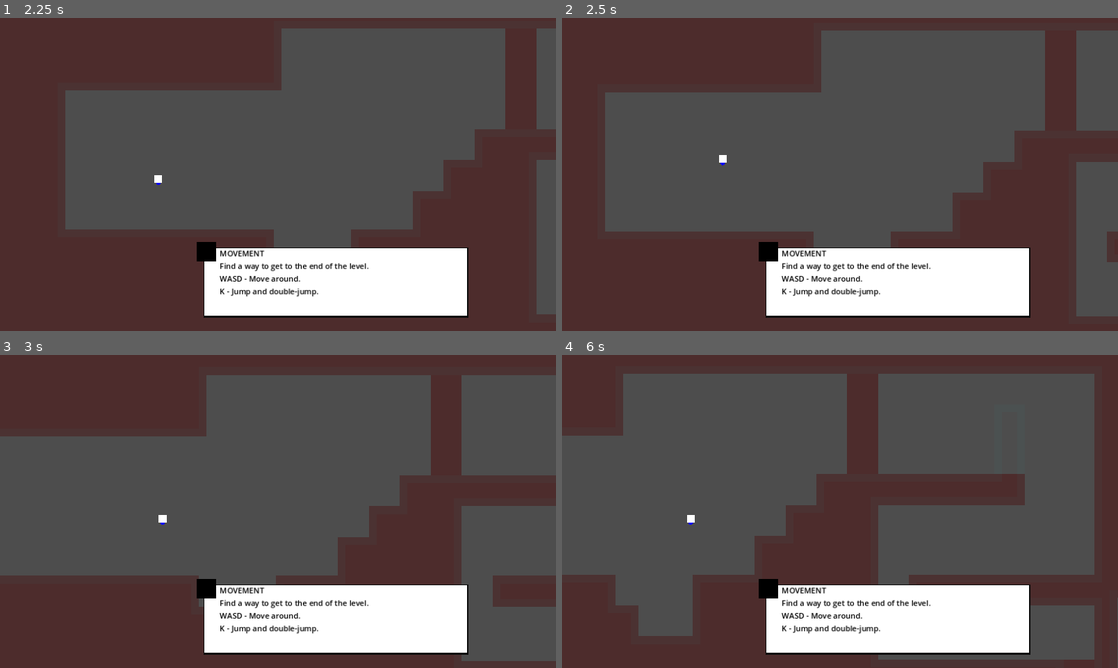
Above: before the commit, frames 1-4 (two rows, left to right).
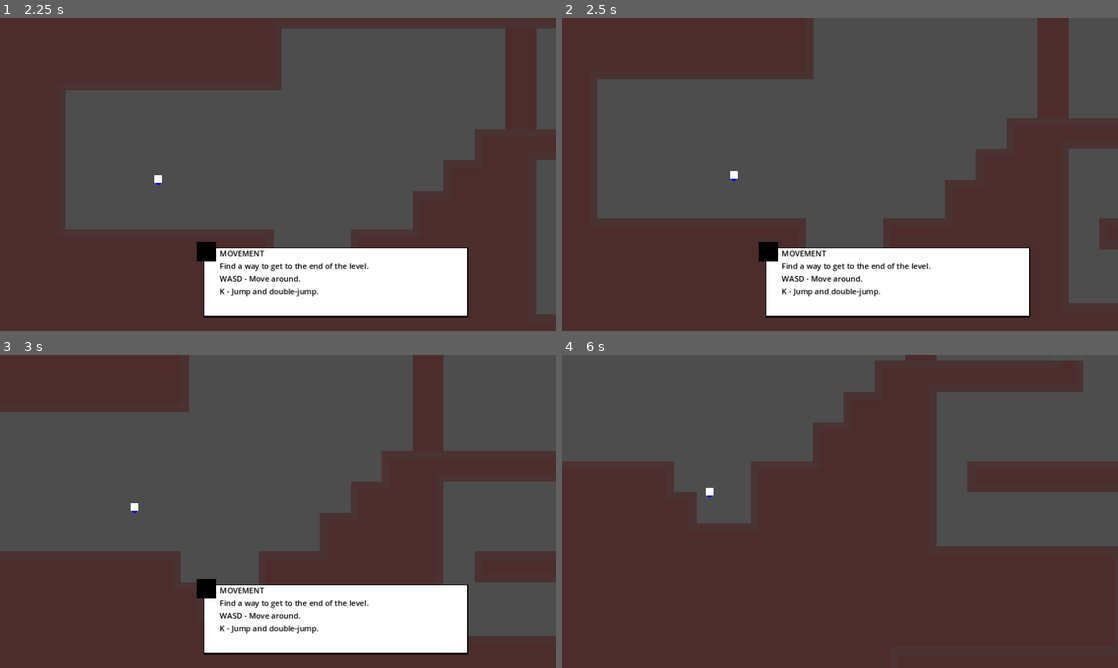
Above: after the commit, the same moments.

Repository: gogwilt/secrets-game-jam
Game: Godot game, scene res://main.tscn
Two runs of this game, one before a commit and one after it. Both use one fixed random seed, a clock stepped at 60 frames per second and the inputs below.
Inputs:
- Up to frame 1 (2.25 s): click "The Duchess (Level 1)" at 0.5 s; hold Space (jump) 1.28-2.03 s; hold D (move_right) from 1.28 s (still down); tap Z (swap_layers) at 2.1 s
- Up to frame 2 (2.5 s): keep holding D (move_right); tap Space (jump) at 2.27, 2.3 s
- Up to frame 3 (3 s): tap Space (jump) at 2.57 s; release D (move_right) at 2.78 s; hold A (move_left) from 2.78 s (still down); hold Space (jump) from 2.78 s (still down)
- Up to frame 4 (6 s): release A (move_left) at 3.53 s; release Space (jump) at 3.53 s; hold D (move_right) 3.53-5.03 s; tap Z (swap_layers) at 3.6, 5.1 s; tap Space (jump) at 3.77, 3.8, 4.07, 5.27, 5.3, 5.57 s; hold Space (jump) 4.28-5.03 s; hold A (move_left) 5.03-5.78 s; hold D (move_right) from 5.78 s (still down); hold Space (jump) from 5.78 s (still down)

Frame 1 is identical in both runs. In frame 2, 11% of the frame differs, in the area x 6-100%, y 0-96%; in frame 3, 22%; in frame 4, 50%, in the area x 0-100%, y 0-100%.

Commit message:
Replace double jump with boost

Diff:
--- a/player/player.gd
+++ b/player/player.gd
@@ -27,7 +27,10 @@
 const GROUND_TOP_SPEED = 500.0
 const AIR_TOP_SPEED = 250.0
 
-const BOOST_SPEED = 750.0
+const BOOST_SPEED_CHARGED = 750.0
+const BOOST_SPEED_UNCHARGED = 400.0
+const BOOST_TIME_CHARGED = 1.0
+const BOOST_TIME_UNCHARGED = 0.2
 
 func _ready() -> void:
 	_on_active_layer_updated()
--- a/player/states/boost_state.gd
+++ b/player/states/boost_state.gd
@@ -4,13 +4,21 @@
 @export var falling_state: State
 @export var ground_state: State
 
-func enter(prev_state: String, data:= {}) -> void:
-	$Timer.start()
+func enter(prev_state: String, data:= {"boost_charged": false}) -> void:
+	var speed = Player.BOOST_SPEED_UNCHARGED
+	var time = Player.BOOST_TIME_UNCHARGED
+	print(data)
+	if data.boost_charged:
+		speed = Player.BOOST_SPEED_CHARGED
+		time = Player.BOOST_TIME_CHARGED
+
+	$Timer.start(time)
 	var direction := Input.get_vector("move_left", "move_right", "move_up", "move_down")
+
 	if direction.length_squared() > 0:
-		player.velocity = Player.BOOST_SPEED * direction.normalized()
+		player.velocity = speed * direction.normalized()
 	else:
-		player.velocity = Vector2(Player.BOOST_SPEED * player.current_direction, 0)
+		player.velocity = Vector2(0, -speed)
 
 func exit() -> void:
 	$Timer.stop()
--- a/player/states/falling_state.gd
+++ b/player/states/falling_state.gd
@@ -53,7 +53,10 @@
 func update(delta: float) -> void:
 	if Input.is_action_just_pressed("jump") and double_jumps_remaining > 0:
 		double_jumps_remaining -= 1
-		player.velocity.y = Player.JUMP_VELOCITY
+		#player.velocity.y = Player.JUMP_VELOCITY
+		finished.emit(boost_state.name,{"boost_charged": player.dimension_boost_charged})
+		if player.dimension_boost_charged:
+			player.use_boost()
 
 	if Input.is_action_just_pressed("swap_layers") and player.dimension_boost_charged:
 		player.use_boost()
